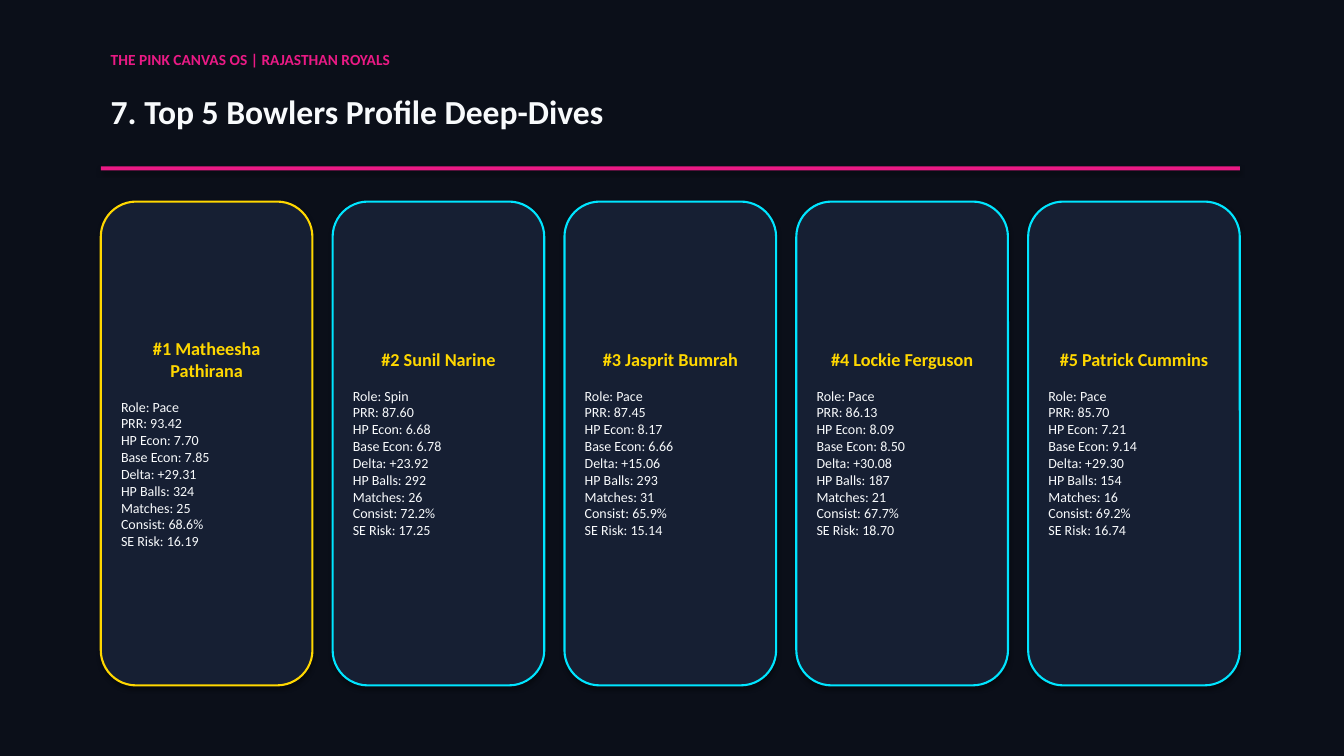
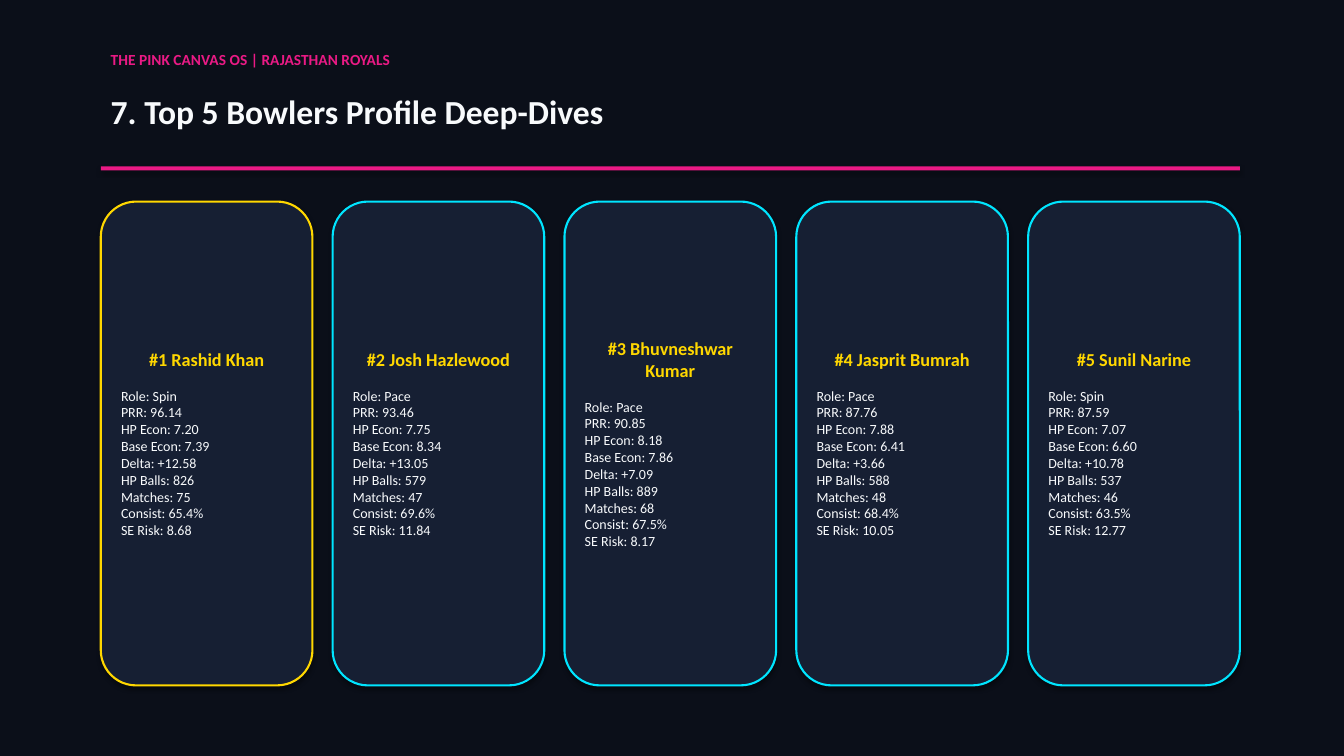
Before and after one commit to passionate-coder26/SupeRR-selector, a slide deck: slide 8 of assets/SupeRR_Selector_S2_Methodology_Report.pptx. Drawn at 1344x756 pixels with LibreOffice and Linux fonts; fonts in the diff are those of the drawing. Boxes give left, top, right and bottom in pixels: in the first picture for what was removed or moved away, otherwise in the second. Text is boxed around its words. In the diff, an @@ line names an element or a change of style, - is before the commit and + after.

```diff
--- a/assets/SupeRR_Selector_S2_Methodology_Report.pptx
+++ b/assets/SupeRR_Selector_S2_Methodology_Report.pptx
@@ text in rounded rectangle at (121, 353, 264, 535): text changed @@
-#1 Matheesha Pathirana
-Role: Pace
-PRR: 93.42
-HP Econ: 7.70
-Base Econ: 7.85
-Delta: +29.31
-HP Balls: 324
-Matches: 25
-Consist: 68.6%
-SE Risk: 16.19
+#1 Rashid Khan
+Role: Spin
+PRR: 96.14
+HP Econ: 7.20
+Base Econ: 7.39
+Delta: +12.58
+HP Balls: 826
+Matches: 75
+Consist: 65.4%
+SE Risk: 8.68
@@ text in rounded rectangle at (353, 353, 510, 535): text changed @@
-#2 Sunil Narine
-Role: Spin
-PRR: 87.60
-HP Econ: 6.68
-Base Econ: 6.78
-Delta: +23.92
-HP Balls: 292
-Matches: 26
-Consist: 72.2%
-SE Risk: 17.25
+#2 Josh Hazlewood
+Role: Pace
+PRR: 93.46
+HP Econ: 7.75
+Base Econ: 8.34
+Delta: +13.05
+HP Balls: 579
+Matches: 47
+Consist: 69.6%
+SE Risk: 11.84
@@ text in rounded rectangle at (585, 342, 733, 546): text changed @@
-#3 Jasprit Bumrah
-Role: Pace
-PRR: 87.45
-HP Econ: 8.17
-Base Econ: 6.66
-Delta: +15.06
-HP Balls: 293
-Matches: 31
-Consist: 65.9%
-SE Risk: 15.14
+#3 Bhuvneshwar Kumar
+Role: Pace
+PRR: 90.85
+HP Econ: 8.18
+Base Econ: 7.86
+Delta: +7.09
+HP Balls: 889
+Matches: 68
+Consist: 67.5%
+SE Risk: 8.17
@@ text in rounded rectangle at (817, 353, 969, 535): text changed @@
-#4 Lockie Ferguson
-Role: Pace
-PRR: 86.13
-HP Econ: 8.09
-Base Econ: 8.50
-Delta: +30.08
-HP Balls: 187
-Matches: 21
-Consist: 67.7%
-SE Risk: 18.70
+#4 Jasprit Bumrah
+Role: Pace
+PRR: 87.76
+HP Econ: 7.88
+Base Econ: 6.41
+Delta: +3.66
+HP Balls: 588
+Matches: 48
+Consist: 68.4%
+SE Risk: 10.05
@@ text in rounded rectangle at (1048, 353, 1191, 535): text changed @@
-#5 Patrick Cummins
-Role: Pace
-PRR: 85.70
-HP Econ: 7.21
-Base Econ: 9.14
-Delta: +29.30
-HP Balls: 154
-Matches: 16
-Consist: 69.2%
-SE Risk: 16.74
+#5 Sunil Narine
+Role: Spin
+PRR: 87.59
+HP Econ: 7.07
+Base Econ: 6.60
+Delta: +10.78
+HP Balls: 537
+Matches: 46
+Consist: 63.5%
+SE Risk: 12.77
```
Also in this commit, not shown: 8 other slides changed, 14 other files.
